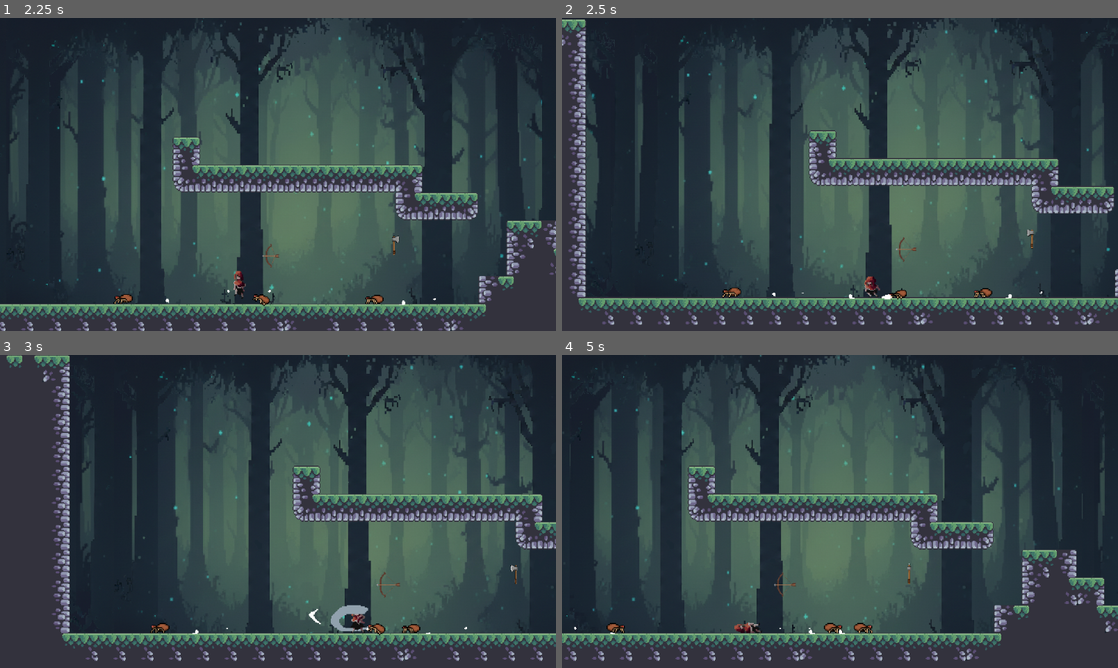
Above: before the commit, frames 1-4 (two rows, left to right).
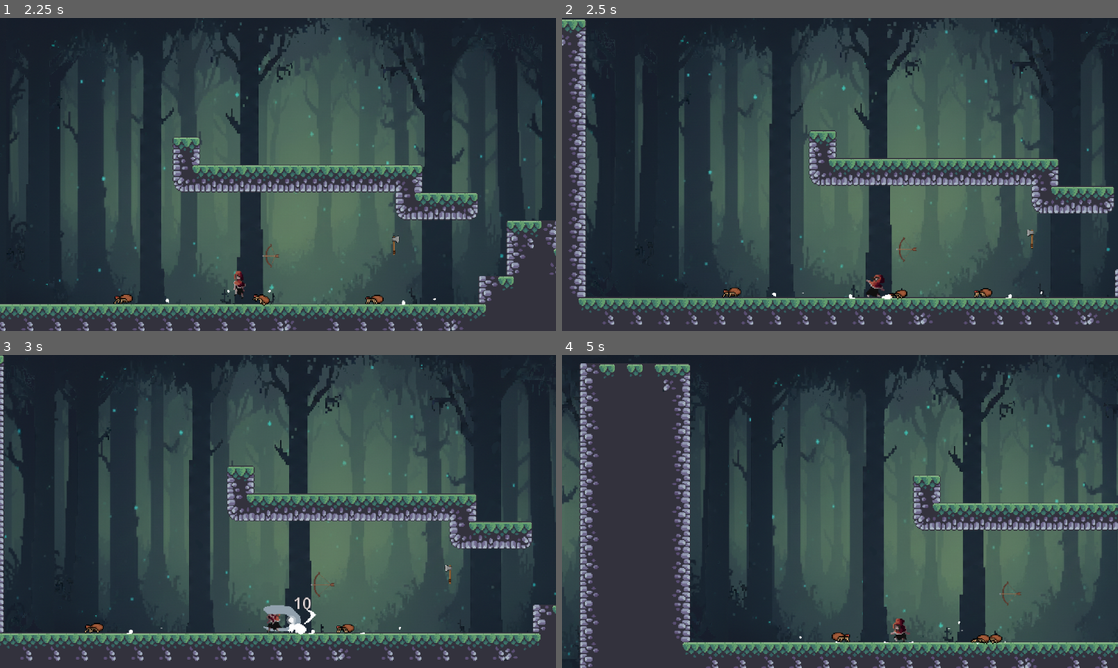
Above: after the commit, the same moments.

Repository: FagnerAureliano/red_hood
Game: Godot game, scene res://forest/forest_t_1.tscn
Same seed, same stepped clock (60 frames per second), same inputs: the game is played once before the commit and once after it. The project has no main scene, so this scene is started directly.
Inputs (mouse positions are in pixels of both pictures, inside the frame that each line leads up to):
- Up to frame 1 (2.25 s): move the mouse to (400, 158) at 0.52 s; hold Middle mouse button (archer_attack) 0.53-1.28 s; hold D (move_right) 0.53-2.03 s; tap Space (jump) at 0.77, 1.52 s; move the mouse to (166, 190) at 1.27 s; tap Middle mouse button (archer_attack) at 1.35 s; move the mouse to (333, 105) at 2.02 s; hold A (move_left) from 2.03 s (still down); hold Right mouse button (axe_attack) from 2.03 s (still down)
- Up to frame 2 (2.5 s): keep holding A (move_left); keep holding Right mouse button (axe_attack); tap Middle mouse button (archer_attack) at 2.3 s
- Up to frame 3 (3 s): move the mouse to (250, 574) at 2.77 s; release A (move_left) at 2.78 s; release Right mouse button (axe_attack) at 2.78 s; hold D (move_right) from 2.78 s (still down); click (250, 574) at 2.85 s
- Up to frame 4 (5 s): tap Space (jump) at 3.02, 3.77, 4.52 s; tap Middle mouse button (archer_attack) at 3.05, 4.35 s; move the mouse to (1006, 558) at 3.52 s; hold Middle mouse button (archer_attack) 3.53-4.28 s; move the mouse to (673, 464) at 4.27 s; release D (move_right) at 4.28 s; hold A (move_left) from 4.28 s (still down)

Frame 1 is identical in both runs. In frame 2, 0.7% of the frame differs, in the area x 0-100%, y 0-98%; in frame 3, 41%; in frame 4, 57%, in the area x 0-100%, y 0-100%.

Commit message:
fix hit enemy

Diff:
--- a/character.gd
+++ b/character.gd
@@ -176,8 +176,9 @@
 		if not _on_floor:
 			global.spawn_effect("res://visual_effects/dust_particles/fall/fall_effect.tscn",
 			Vector2(0, 11), global_position, false)
-			_character_texture.action_animation("land")
-			set_physics_process(false)
+			if not _on_knockback:
+				_character_texture.action_animation("land")
+				set_physics_process(false)
 			_on_floor = true
 
 		_jump_count = 0
--- a/character/character_texture.gd
+++ b/character/character_texture.gd
@@ -72,9 +72,8 @@
 	# we still won't leave the hitbox active.
 	_disable_attack_area()
 
-	if _action_name == "archer_attack":
-		play(_action_name)
-		return
+	# Force restart to ensure signals emit correctly
+	stop()
 	play(_action_name)
 
 func _on_animation_finished() -> void:
--- a/project.godot
+++ b/project.godot
@@ -8,10 +8,14 @@
 
 config_version=5
 
+[animation]
+
+compatibility/default_parent_skeleton_in_mesh_instance_3d=true
+
 [application]
 
 config/name="red_moon"
-config/features=PackedStringArray("4.5", "GL Compatibility")
+config/features=PackedStringArray("4.6", "GL Compatibility")
 config/icon="res://icon.svg"
 
 [autoload]
